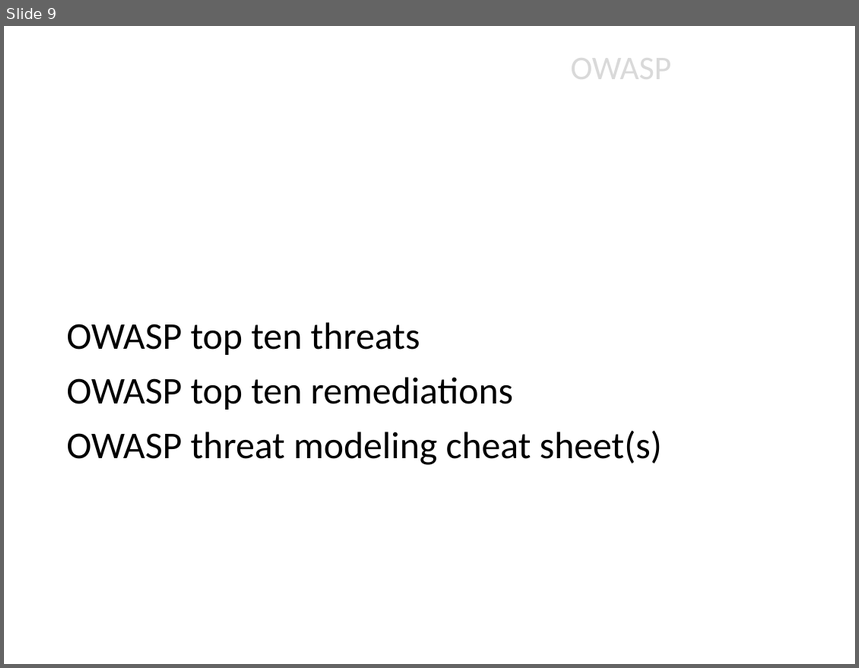
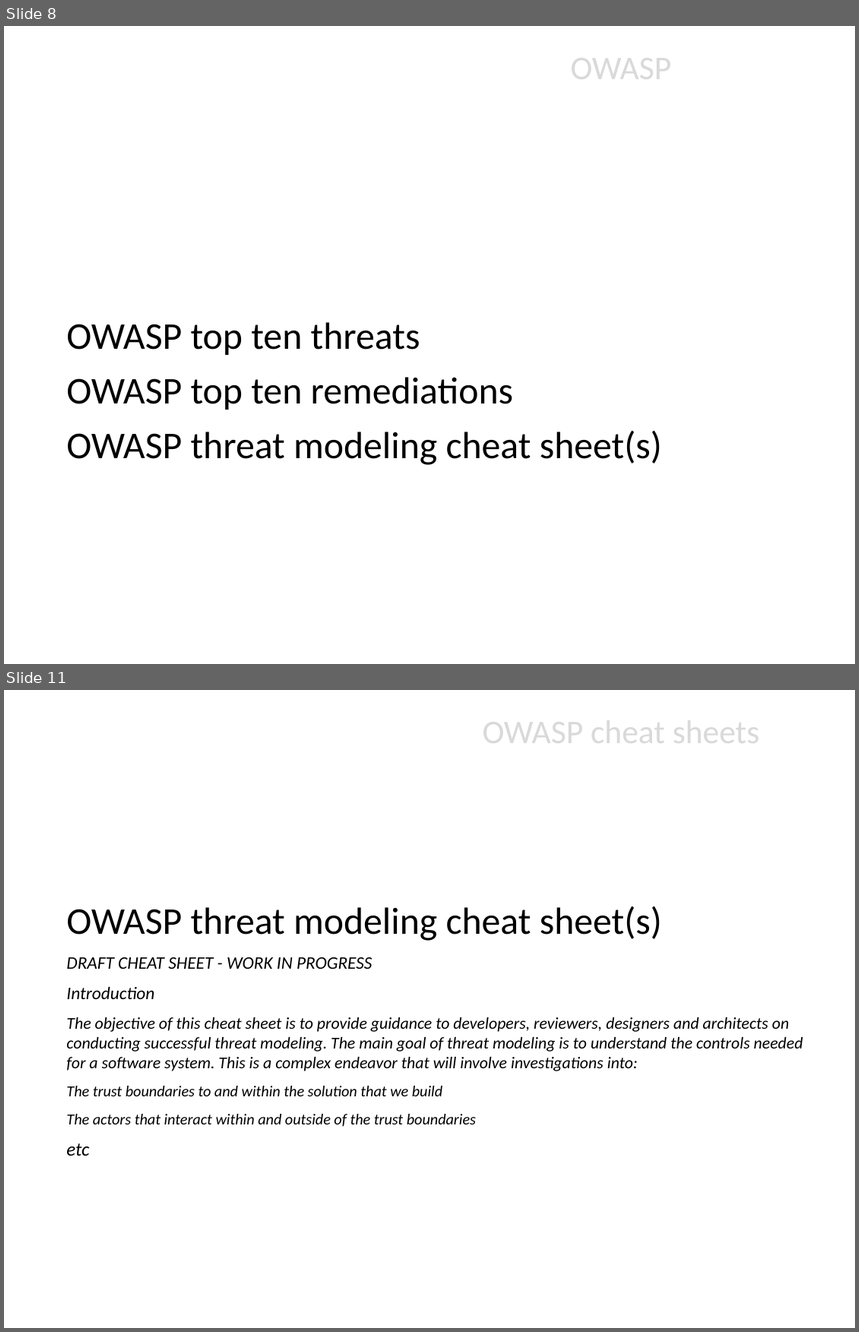
Before and after one commit to jgadsden/owasp-threat-dragon-models, a slide deck: OWASP_short_introduction_threat_modeling.odp. Shown one above the other, each under a label of ours: slide 9 before the commit, slides 8 and 11 after it; the slides between them are not shown. The pictures are 859x668 and 859x1332 pixels, drawn with LibreOffice and Linux fonts; fonts in the diff are those of the drawing; background and template pictures are left out. Boxes give left, top, right and bottom in pixels: in the first picture for what was removed or moved away, otherwise in the second. Text is boxed around its words. In the diff, an @@ line names an element or a change of style, - is before the commit and + after.

Commit message:
Versions presented at OWASP Bristol chapter 28-09-2017

```diff
--- a/OWASP_short_introduction_threat_modeling.odp
+++ b/OWASP_short_introduction_threat_modeling.odp
@@ slide 11 added at [4, 690, 855, 1328], background picture (left out) @@
@@ title added at [483, 712, 759, 752], 28 pt, text #D9D9D9 @@
+OWASP cheat sheets
@@ subtitle added at [66, 906, 804, 1156], 14 pt, text #000000, italic @@
+● OWASP threat modeling cheat sheet(s)
+DRAFT CHEAT SHEET - WORK IN PROGRESS
+Introduction
+The objective of this cheat sheet is to provide guidance to developers, reviewers, designers and architects on conducting successful threat modeling. The main goal of threat modeling is to understand the controls needed for a software system. This is a complex endeavor that will involve investigations into:
+● The trust boundaries to and within the solution that we build
+● The actors that interact within and outside of the trust boundaries
+● etc
@@ what was slide 9 is now slide 8 @@
```
Also in this commit, not shown: 3 slides changed, 2 other slides added.
